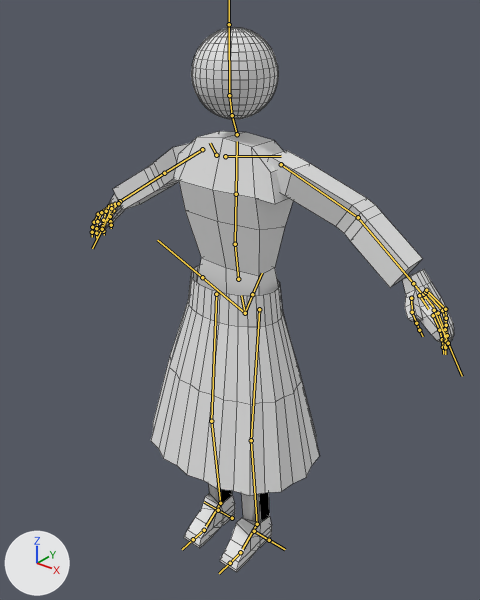
The FBX model Assets/art/Obstacles/ob_girl.fbx: old version first, new version second.
Before and after are seen from a 50 mm camera at (1.328, -1.636, 2.104) aimed at (0.041, -0.026, 1.106). Arrows for +X, +Y and +Z are at lower left; the lights stay in place. Both versions are drawn at frame 1 of the action 'girlSkel|enemyRef'; the numbers are the values there. The bones that bend it are drawn over the model as lines. Mesh edges are drawn as thin lines.

In view in the first picture: 'girl'.
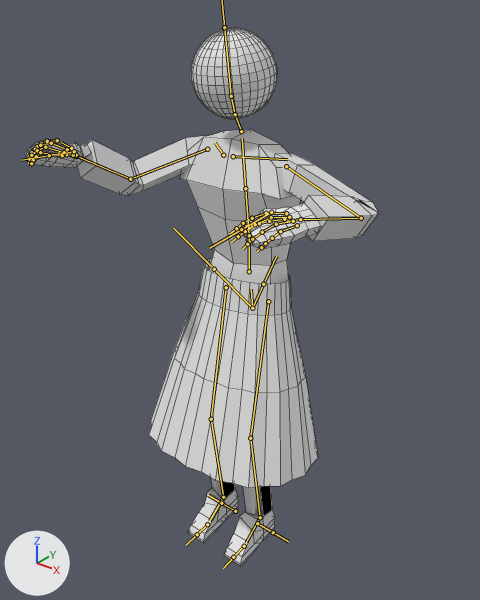
Changed parts and their boxes (x1, y1, x2, y2) in the pictures (480 x 600 px):
'girl', posed: before (93, 27, 454, 572); after (26, 28, 378, 566)
bone 'spine', root to tip: before (245, 313) to (241, 295); after (252, 308) to (251, 289)
bone 'spine.002', root to tip: before (235, 244) to (236, 194); after (249, 235) to (245, 188)
bone 'shoulder.L', root to tip: before (225, 156) to (281, 156); after (233, 156) to (287, 159)
bone 'forearm.L', root to tip: before (358, 217) to (413, 283); after (361, 218) to (300, 219)
bone 'shoulder.R', root to tip: before (216, 155) to (210, 143); after (223, 155) to (215, 142)
bone 'upper_arm.R', root to tip: before (202, 149) to (164, 173); after (207, 149) to (130, 179)
bone 'forearm.R', root to tip: before (164, 173) to (120, 201); after (130, 179) to (76, 156)
bone 'shin.L', root to tip: before (251, 440) to (257, 524); after (250, 438) to (260, 517)
bone 'shin.R', root to tip: before (211, 421) to (220, 503); after (211, 419) to (223, 497)

The edits, one by one:
Bone 'spine' (bone_spine) moves from (0.0, 0.0, 0.0) to (-0.006, -0.016, -0.052).
Bone 'spine' (bone_spine) turns from (0, 0, 0) to (-7, 0, 1) degrees about its own x, y and z.
Bone 'spine.002' (bone_spine_002) turns from (0, 0, 0) to (15, 3, 0) degrees about its own x, y and z.
Bone 'shoulder.L' (bone_shoulder_l) turns from (0, 0, 0) to (-9, -17, -4) degrees about its own x, y and z.
Bone 'forearm.L' (bone_forearm_l) turns from (0, 0, 0) to (89, 3, -2) degrees about its own x, y and z.
Bone 'shoulder.R' (bone_shoulder_r) turns from (0, 0, 0) to (-4, 7, -1) degrees about its own x, y and z.
Bone 'upper_arm.R' (bone_upper_arm_r) turns from (0, 0, 0) to (48, 7, 5) degrees about its own x, y and z.
Bone 'forearm.R' (bone_forearm_r) turns from (0, 0, 0) to (49, 15, -12) degrees about its own x, y and z.
Bone 'shin.L' (bone_shin_l) turns from (0, 0, 0) to (11, 0, 1) degrees about its own x, y and z.
Bone 'shin.R' (bone_shin_r) turns from (0, 0, 0) to (11, 0, 1) degrees about its own x, y and z.
